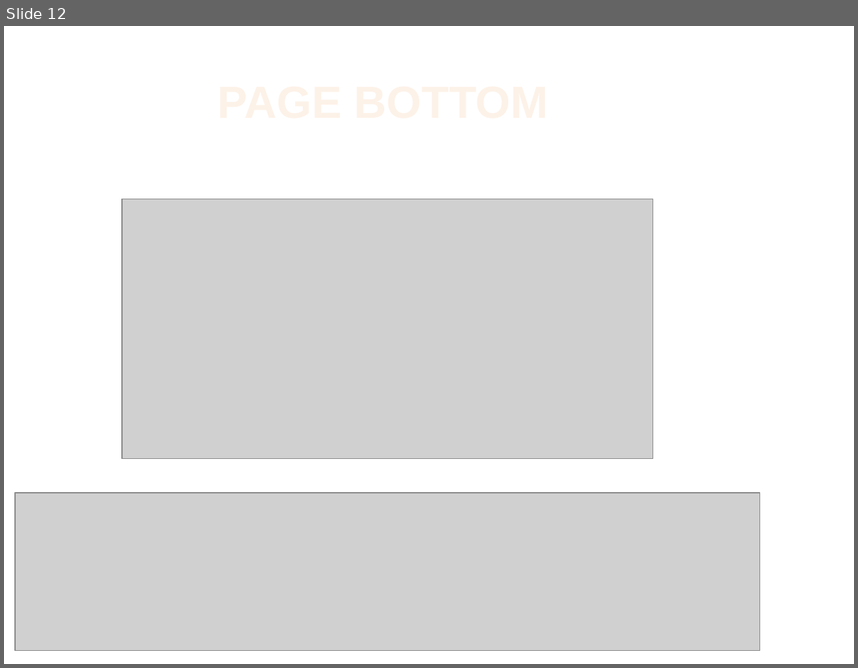
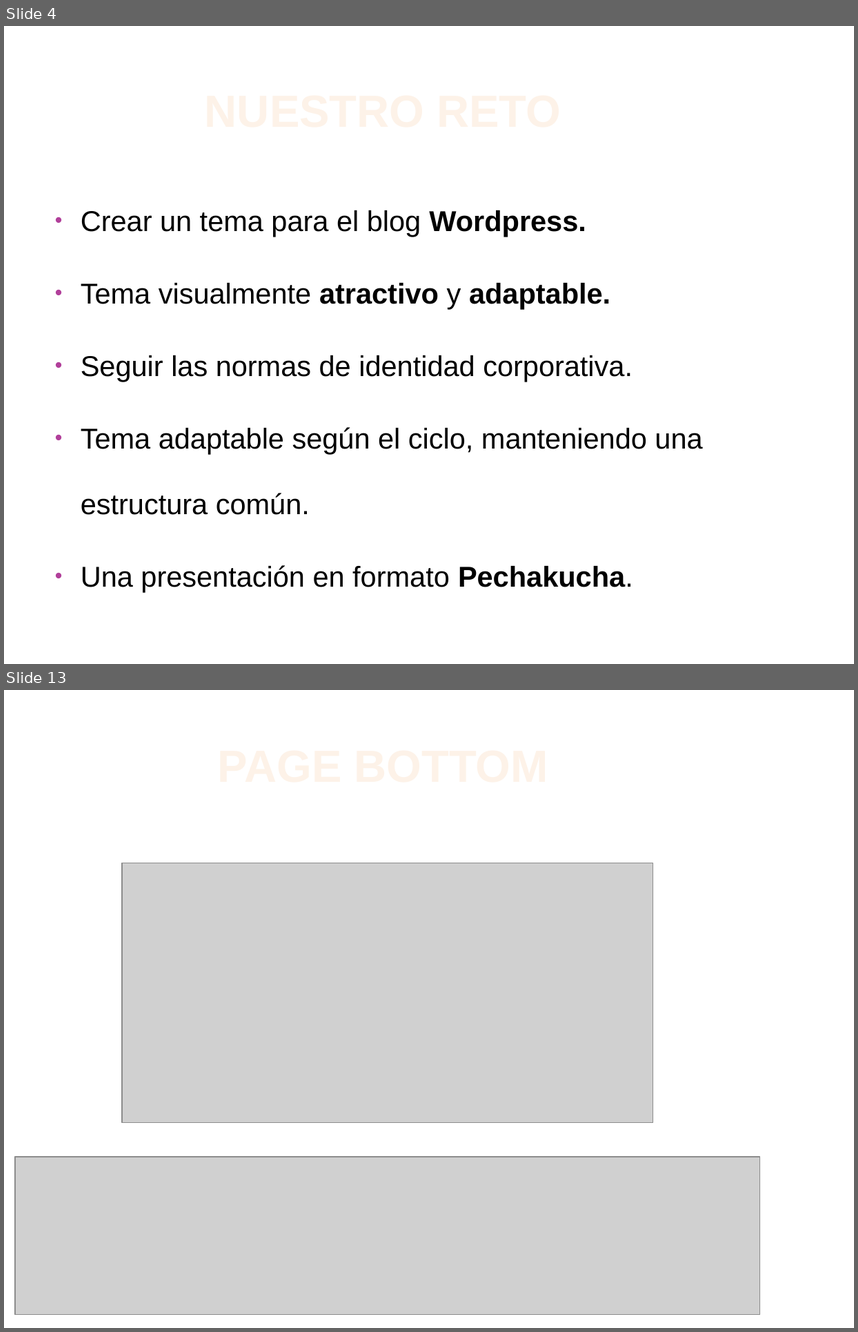
Before and after one commit to ixonelaguardia/temaWeb, a slide deck: pechacucha.pptx. Shown one above the other, each under a label of ours: slide 12 before the commit, slides 4 and 13 after it; the slides between them are not shown. The pictures are 858x668 and 858x1332 pixels, drawn with LibreOffice and Linux fonts; fonts in the diff are those of the drawing; grey boxes stand for pictures; background and template pictures are left out. Boxes give left, top, right and bottom in pixels: in the first picture for what was removed or moved away, otherwise in the second. Text is boxed around its words. In the diff, an @@ line names an element or a change of style, - is before the commit and + after.

Commit message:
Faltan dos diapositivas para terminar Pechakucha

```diff
--- a/pechacucha.pptx
+++ b/pechacucha.pptx
@@ slide 4 added at [4,26,854,664], background #FFFFFF @@
@@ title added at [46,56,720,163], 42 pt, text gradient #FEF7F1 to #FEF3E8 to #FBCF9C to #F9B94C, bold @@
+NUESTRO RETO
@@ text added at [81,210,702,592], 26.8 pt, text #000000 @@
+• Crear un tema para el blog Wordpress.
+• Tema visualmente atractivo y adaptable.
+• Seguir las normas de identidad corporativa.
+• Tema adaptable según el ciclo, manteniendo una estructura común.
+• Una presentación en formato Pechakucha.
@@ what was slide 12 is now slide 13 @@
```
Also in this commit, not shown: 3 slides changed, 10 other slides added, 8 slides removed, 6 other files.
